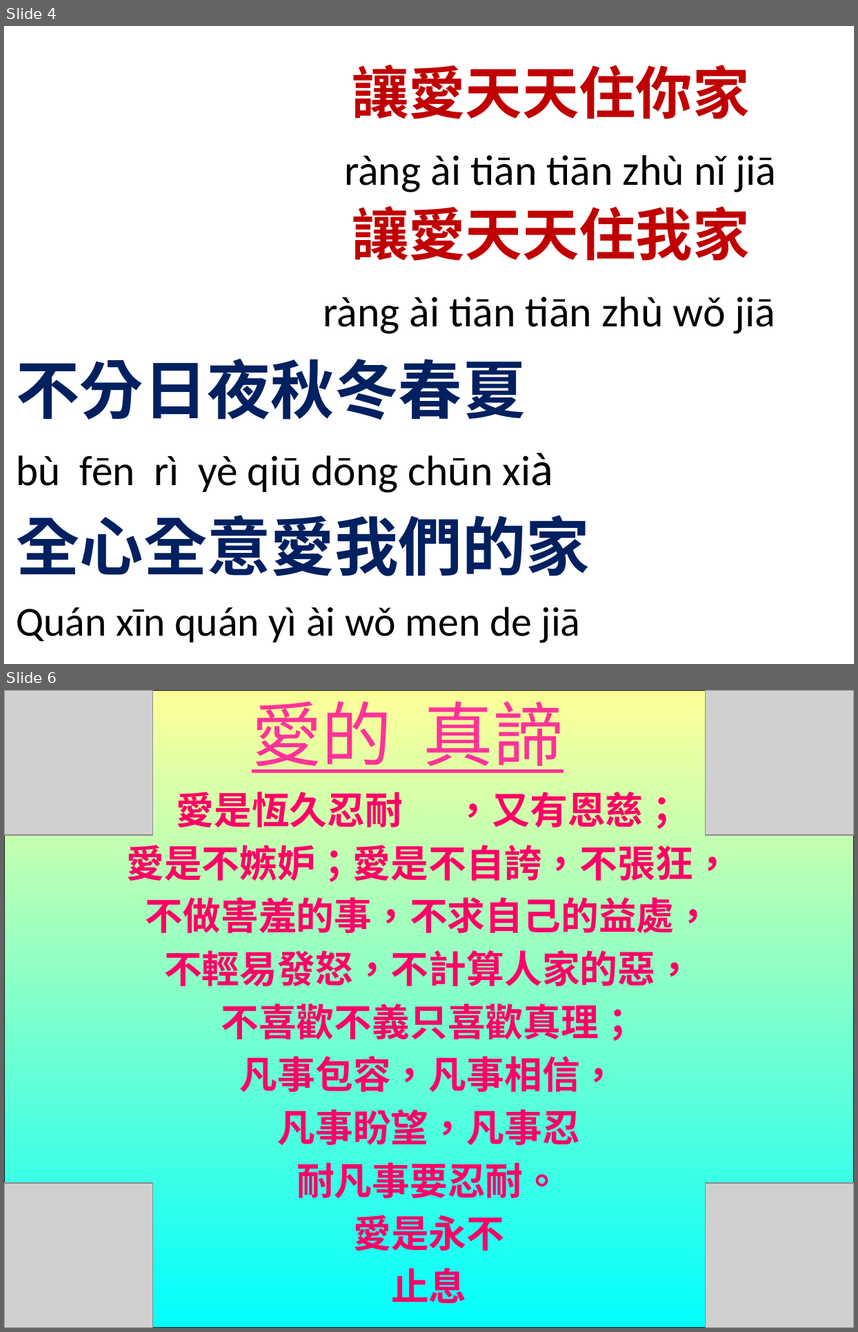
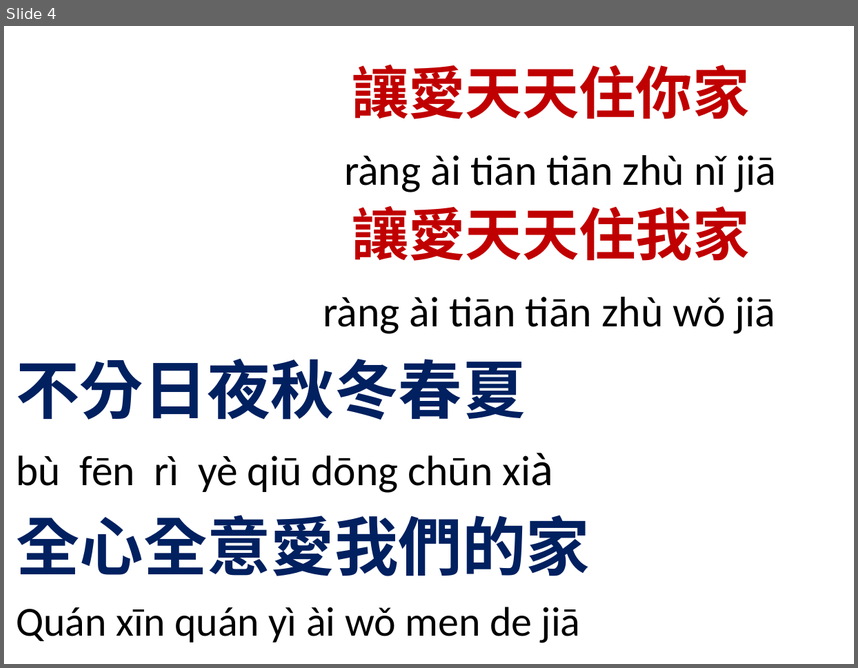
Before and after one commit to batisuoc/free-school-class, a slide deck: chinese/愛我們的家.pptx. Shown one above the other, each under a label of ours: slides 4 and 6 before the commit, slide 4 after it; the slides between them are not shown. The pictures are 858x1332 and 858x668 pixels, drawn with LibreOffice and Linux fonts; fonts in the diff are those of the drawing; grey boxes stand for pictures; background and template pictures are left out. Boxes give left, top, right and bottom in pixels: in the first picture for what was removed or moved away, otherwise in the second. Text is boxed around its words. In the diff, an @@ line names an element or a change of style, - is before the commit and + after.

```diff
--- a/chinese/愛我們的家.pptx
+++ b/chinese/愛我們的家.pptx
@@ slide 6 removed at [4,690,854,1328], background #FFFFFF @@
@@ rectangle removed at [4,690,854,1328] @@
@@ picture removed at [4,690,153,834] @@
@@ title removed at [252,690,564,773] @@
-愛的 真諦
@@ picture removed at [705,690,854,834] @@
@@ subtitle removed at [126,791,731,1303] @@
-愛是恆久忍耐 ，又有恩慈；
-愛是不嫉妒；愛是不自誇，不張狂，
-不做害羞的事，不求自己的益處，
-不輕易發怒，不計算人家的惡，
-不喜歡不義只喜歡真理；
-凡事包容，凡事相信，
-凡事盼望，凡事忍
-耐凡事要忍耐。
-愛是永不
-止息
@@ picture removed at [4,1183,153,1328] @@
@@ picture removed at [705,1183,854,1328] @@
```
Also in this commit, not shown: 1 other slide removed, 1 other file.
